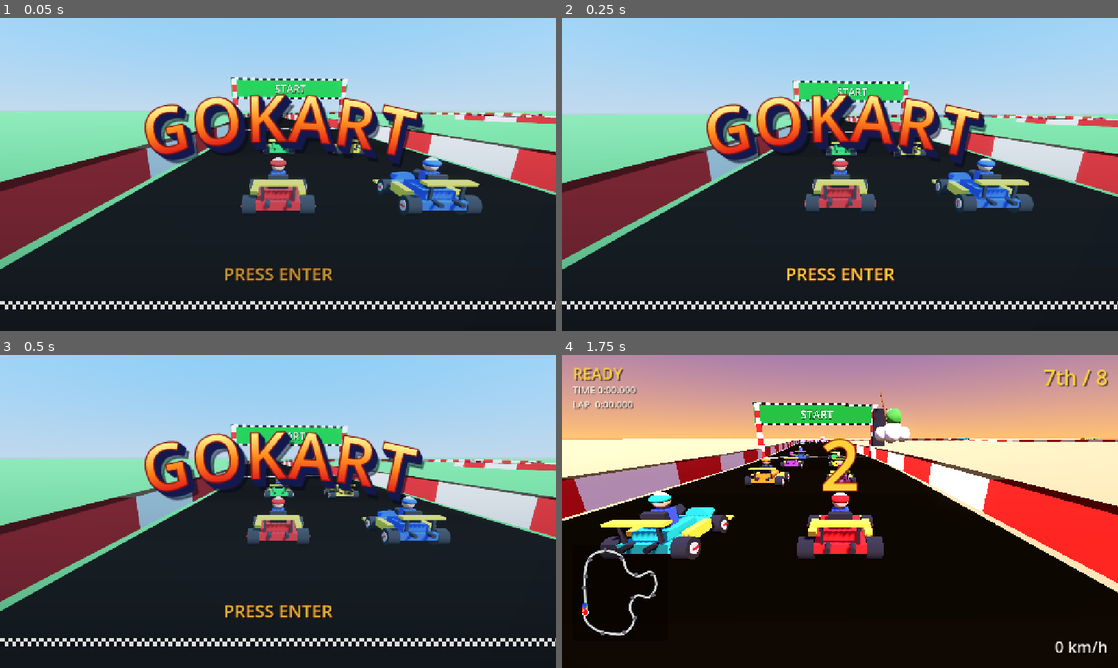
Above: before the commit, frames 1-4 (two rows, left to right).
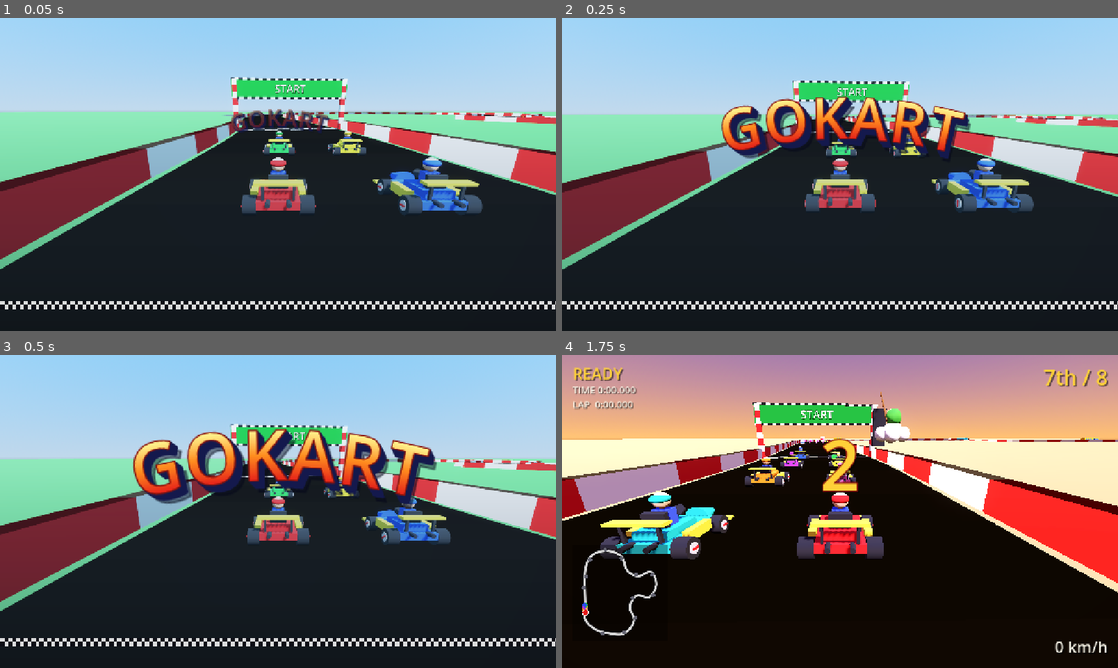
Above: after the commit, the same moments.

Repository: AgentiLoop/GoKart
Game: Godot game, scene res://scenes/menu.tscn
Two runs of this game, one before a commit and one after it. Both use one fixed random seed, a clock stepped at 60 frames per second and the inputs below.
Inputs (mouse positions are in pixels of both pictures, inside the frame that each line leads up to):
- Up to frame 1 (0.05 s): no input
- Up to frame 2 (0.25 s): no input
- Up to frame 3 (0.5 s): no input
- Up to frame 4 (1.75 s): tap Enter at 0.5 s; move the mouse to (962, 495) at 0.52 s; hold D (steer_right) 0.53-1.28 s; hold Space (drift) 0.53-1.28 s; click (962, 495) at 0.67 s; move the mouse to (728, 527) at 1.27 s; hold S (brake) from 1.28 s (still down); tap E (use_item) at 1.35 s

The runs differ from the first frame. In frame 1, 6.9% of the frame differs, in the area x 25-77%, y 24-85%; in frame 2, 6.6%; in frame 3, 7.0%, in the area x 23-79%, y 23-85%; in frame 4, nothing differs.

Commit message:
Mario Kart 64 style menu screen motion: on launch the GOKART logo flies in from the distance and bounces to a stop over the attract demo before PRESS ENTER fades in (intro_pose: scale 0.15 -> 1.3 with an overshoot over 0.9 s, alpha in over 0.25 s, prompt in over 0.3 s after landing); leaving the title the logo glides up to its select-screen spot while the demo dims and the panels rise 48 px and fade in (leave_pose, 0.5 s); set_title keeps every contract and only animates a live menu coming from the title — outside the tree or back from a race it snaps (start_motion / MOTION_DONE); tests/test_menu_motion.gd (5 tests; suite 13131 passed, 0 failed), menu / gp / tt checks OK, menu_shot shoots the select screen after the glide, README, progress log

Diff:
--- a/scripts/menu.gd
+++ b/scripts/menu.gd
@@ -125,6 +125,19 @@
 const TITLE_LOGO_POS := Vector2(240, 150)   # logo position on the title screen (upper half)
 const MENU_LOGO_POS := Vector2(240, 4)      # logo position on the select screen (clears the banner at 162)
 const TITLE_LOGO_SCALE := 1.3
+# Screen motion like MK64's: the logo flies in from the distance and bounces to a stop on the title
+# screen, PRESS ENTER fades in once it has landed; leaving the title, the logo glides up to its
+# select-screen spot while the demo dims and the panels rise into place.
+const INTRO_TIME := 0.9          # logo zoom-in (overshoots and settles)
+const INTRO_FROM := 0.15         # the logo starts this share of its size
+const INTRO_FADE := 0.25         # ... and fades in over the first quarter second
+const PROMPT_IN := 0.3           # PRESS ENTER fades in after the logo lands
+const LEAVE_TIME := 0.5          # title -> select screen glide
+const LEAVE_FADE := 0.3          # the panels fade in over the first part of the glide
+const LEAVE_SLIDE := 48.0        # ... rising this far
+const MOTION_DONE := 100.0       # anim_t of a finished motion (snapped poses)
+var anim_t := MOTION_DONE        # seconds into the current motion
+var prompt_fade := 1.0           # title prompt's share of the blink alpha (0 until the logo lands)
 ## The logo: "GOKART" set on an arch like MK64's logo, each letter a stack of layers — a soft
 ## shadow, LOGO_DEPTH navy extrusion layers, a dark red rim and a yellow -> orange -> red gradient
 ## fill painted by shaders/logo_gradient.gdshader.
@@ -455,7 +468,11 @@
 	set_title(not title_seen)
 
 ## Title screen on (logo large over the race, PRESS ENTER, no panels) or the select screen.
+## In the tree the change is animated (the logo flies in; or glides up while the panels rise):
+## `anim_t` restarts and `_process` moves the poses along. A menu outside the tree (tests) or a
+## select screen that does not come from the title (back from a race) snaps to the final pose.
 func set_title(on: bool) -> void:
+	var was := title_shown
 	title_shown = on
 	if on:
 		title_seen = true
@@ -463,13 +480,20 @@
 		select_box.visible = not on
 	if title_prompt != null:
 		title_prompt.visible = on
-	if title_box != null:
-		title_box.position = TITLE_LOGO_POS if on else MENU_LOGO_POS
-		title_box.scale = Vector2.ONE * (TITLE_LOGO_SCALE if on else 1.0)
-	if backdrop != null:
-		backdrop.set_dim(0.0 if on else 1.0)
+	if is_inside_tree() and (on or was):
+		start_motion()
+	else:
+		anim_t = MOTION_DONE
+		_apply_motion()
 	if audio != null:
 		audio.set_title(on)
+
+## Restart the current screen's motion (logo fly-in on the title, the glide to the select screen)
+## from its first frame; set_title does this for a menu in the tree.
+func start_motion() -> void:
+	anim_t = 0.0
+	_apply_motion()
+
 
 ## Leave the title screen for the select screen (any key).
 func dismiss_title() -> void:
@@ -481,6 +505,64 @@
 func _sound(effect: String) -> void:
 	if audio != null:
 		audio.play(effect)
+
+## Overshoot-and-settle curve (0 -> 1, peaking ~1.1 on the way). Pure.
+static func ease_out_back(t: float) -> float:
+	var u := t - 1.0
+	return 1.0 + 2.70158 * u * u * u + 1.70158 * u * u
+
+static func ease_out_cubic(t: float) -> float:
+	var u := 1.0 - t
+	return 1.0 - u * u * u
+
+## The title screen t seconds in: the logo's scale (zooming in from INTRO_FROM with a bounce) and
+## alpha, and the prompt's alpha share (0 until the logo has landed). Pure.
+static func intro_pose(t: float) -> Dictionary:
+	var u := ease_out_back(clampf(t / INTRO_TIME, 0.0, 1.0))
+	return {
+		"scale": lerpf(INTRO_FROM, 1.0, u) * TITLE_LOGO_SCALE,
+		"alpha": clampf(t / INTRO_FADE, 0.0, 1.0),
+		"prompt": clampf((t - INTRO_TIME) / PROMPT_IN, 0.0, 1.0),
+	}
+
+## The title -> select glide t seconds in: the logo's position / scale between its two spots, the
+## backdrop's dim and the panels' rise (px still to go) and alpha. Pure.
+static func leave_pose(t: float) -> Dictionary:
+	var u := ease_out_cubic(clampf(t / LEAVE_TIME, 0.0, 1.0))
+	return {
+		"logo_pos": TITLE_LOGO_POS.lerp(MENU_LOGO_POS, u),
+		"scale": lerpf(TITLE_LOGO_SCALE, 1.0, u),
+		"dim": u,
+		"slide": LEAVE_SLIDE * (1.0 - u),
+		"alpha": clampf(t / LEAVE_FADE, 0.0, 1.0),
+	}
+
+## Put the logo, the prompt, the backdrop and the panels where the current motion has them.
+func _apply_motion() -> void:
+	if title_shown:
+		var p := intro_pose(anim_t)
+		if title_box != null:
+			title_box.position = TITLE_LOGO_POS
+			title_box.scale = Vector2.ONE * p.scale
+			title_box.modulate.a = p.alpha
+		prompt_fade = p.prompt
+		if backdrop != null:
+			backdrop.set_dim(0.0)
+		if select_box != null:
+			select_box.position = Vector2.ZERO
+			select_box.modulate.a = 1.0
+	else:
+		var p := leave_pose(anim_t)
+		if title_box != null:
+			title_box.position = p.logo_pos
+			title_box.scale = Vector2.ONE * p.scale
+			title_box.modulate.a = 1.0
+		prompt_fade = 1.0
+		if backdrop != null:
+			backdrop.set_dim(p.dim)
+		if select_box != null:
+			select_box.position = Vector2(0, p.slide)
+			select_box.modulate.a = p.alpha
 
 ## Where a logo letter whose centre is `centre_x` from the word's middle sits on the arch: how far
 ## it drops below the crown and the tilt that follows the arc (negative = leaning left). Pure.
@@ -568,12 +650,16 @@
 	return l
 
 func _process(delta: float) -> void:
+	# the running motion (logo fly-in / glide), left alone once it has settled
+	if anim_t < (INTRO_TIME + PROMPT_IN if title_shown else LEAVE_TIME):
+		anim_t += delta
+		_apply_motion()
 	blink += delta
 	var a := 0.6 + 0.4 * sin(blink * 5.0)
 	if prompt != null:
 		prompt.modulate.a = a
 	if title_prompt != null:
-		title_prompt.modulate.a = a
+		title_prompt.modulate.a = a * prompt_fade
 
 ## Rebuild the left-hand list: one row per course / arena — a course picture (MK64's map-select
 ## thumbnails) beside the name — the highlighted one gold on a lit bar with its picture framed in
--- /dev/null
+++ b/tests/test_menu_motion.gd
@@ -0,0 +1,114 @@
+extends RefCounted
+## Menu screen motion like Mario Kart 64's: the logo flies in from the distance and bounces to a
+## stop on the title screen (PRESS ENTER fades in once it has landed), and leaving the title the
+## logo glides up to its select-screen spot while the demo dims and the panels rise into place.
+## Covers the pure curves / poses and the menu driving them from _process (in the tree) or
+## snapping to the final pose (outside the tree, back from a race).
+
+const Menu := preload("res://scripts/menu.gd")
+var runner
+
+func _root() -> Node:
+	return Engine.get_main_loop().root
+
+func _menu() -> Node:
+	var m = Menu.new()
+	_root().add_child(m)
+	if m.select_box == null:
+		m._ready()   # the runner's root is not ready yet during _initialize
+	return m
+
+func _run(m: Node, seconds: float, step := 1.0 / 60.0) -> void:
+	var t := 0.0
+	while t < seconds:
+		m._process(step)
+		t += step
+
+func test_curves() -> void:
+	runner.check(is_zero_approx(Menu.ease_out_back(0.0)) and is_equal_approx(Menu.ease_out_back(1.0), 1.0), "back curve runs 0 -> 1")
+	var peak := 0.0
+	var monotone_tail := true
+	var prev := Menu.ease_out_back(0.6)
+	for i in range(61, 101):
+		var v := Menu.ease_out_back(i / 100.0)
+		peak = maxf(peak, v)
+		if v > prev + 1e-6:
+			monotone_tail = false
+		prev = v
+	runner.check(peak > 1.05 and peak < 1.15, "overshoots ~10 %%: %.3f" % peak)
+	runner.check(monotone_tail, "settles back down after the peak")
+	runner.check(is_zero_approx(Menu.ease_out_cubic(0.0)) and is_equal_approx(Menu.ease_out_cubic(1.0), 1.0) and Menu.ease_out_cubic(0.5) > 0.8, "cubic ease-out: fast start, soft landing")
+
+func test_intro_pose() -> void:
+	var start: Dictionary = Menu.intro_pose(0.0)
+	runner.check(is_equal_approx(start.scale, Menu.INTRO_FROM * Menu.TITLE_LOGO_SCALE) and is_zero_approx(start.alpha) and is_zero_approx(start.prompt), "starts small, invisible, prompt off")
+	var mid: Dictionary = Menu.intro_pose(Menu.INTRO_TIME * 0.6)
+	runner.check(mid.scale > Menu.TITLE_LOGO_SCALE and is_equal_approx(mid.alpha, 1.0) and is_zero_approx(mid.prompt), "overshoots its size on the way, fully visible, prompt still off")
+	var landed: Dictionary = Menu.intro_pose(Menu.INTRO_TIME)
+	runner.check(is_equal_approx(landed.scale, Menu.TITLE_LOGO_SCALE) and is_zero_approx(landed.prompt), "lands at the title size, prompt about to fade in")
+	var after: Dictionary = Menu.intro_pose(Menu.INTRO_TIME + Menu.PROMPT_IN * 0.5)
+	runner.check(is_equal_approx(after.scale, Menu.TITLE_LOGO_SCALE) and is_equal_approx(after.prompt, 0.5), "prompt half way in")
+	var done: Dictionary = Menu.intro_pose(Menu.MOTION_DONE)
+	runner.check(is_equal_approx(done.scale, Menu.TITLE_LOGO_SCALE) and is_equal_approx(done.alpha, 1.0) and is_equal_approx(done.prompt, 1.0), "finished: title pose, prompt blinking")
+
+func test_leave_pose() -> void:
+	var start: Dictionary = Menu.leave_pose(0.0)
+	runner.check(start.logo_pos == Menu.TITLE_LOGO_POS and is_equal_approx(start.scale, Menu.TITLE_LOGO_SCALE) and is_zero_approx(start.dim), "starts from the title pose, demo in full view")
+	runner.check(is_equal_approx(start.slide, Menu.LEAVE_SLIDE) and is_zero_approx(start.alpha), "panels start low and invisible")
+	var mid: Dictionary = Menu.leave_pose(Menu.LEAVE_TIME * 0.5)
+	runner.check(mid.logo_pos.y < Menu.TITLE_LOGO_POS.y and mid.logo_pos.y > Menu.MENU_LOGO_POS.y and mid.logo_pos.x == Menu.TITLE_LOGO_POS.x, "logo on its way up")
+	runner.check(mid.scale < Menu.TITLE_LOGO_SCALE and mid.scale > 1.0 and mid.dim > 0.5 and mid.dim < 1.0, "shrinking, demo dimming")
+	runner.check(mid.slide > 0.0 and mid.slide < Menu.LEAVE_SLIDE * 0.5 and mid.alpha > 0.5, "panels most of the way up")
+	var done: Dictionary = Menu.leave_pose(Menu.LEAVE_TIME)
+	runner.check(done.logo_pos == Menu.MENU_LOGO_POS and is_equal_approx(done.scale, 1.0) and is_equal_approx(done.dim, 1.0) and is_zero_approx(done.slide) and is_equal_approx(done.alpha, 1.0), "ends at the select-screen pose")
+
+func test_menu_motion_from_process() -> void:
+	# the runner's root is outside the tree during _initialize, so set_title snaps (checked below);
+	# start_motion is what set_title calls for a live menu — drive it from _process by hand
+	Menu.title_seen = false
+	var m = _menu()
+	runner.check(m.title_shown and is_equal_approx(m.anim_t, Menu.MOTION_DONE), "a menu outside the tree snaps to the title pose")
+	m.start_motion()
+	runner.check(is_zero_approx(m.anim_t), "title screen motion starts")
+	runner.check(m.title_box.position == Menu.TITLE_LOGO_POS and is_equal_approx(m.title_box.scale.x, Menu.INTRO_FROM * Menu.TITLE_LOGO_SCALE) and is_zero_approx(m.title_box.modulate.a), "logo small and invisible on the first frame")
+	runner.check(m.title_prompt.visible and is_zero_approx(m.prompt_fade), "prompt visible but faded out until the logo lands")
+	m._process(1.0 / 60.0)
+	runner.check(is_zero_approx(m.title_prompt.modulate.a), "the blink is scaled by the fade")
+	_run(m, Menu.INTRO_TIME * 0.55)
+	runner.check(m.title_box.scale.x > Menu.TITLE_LOGO_SCALE and is_equal_approx(m.title_box.modulate.a, 1.0) and is_zero_approx(m.prompt_fade), "mid-way: overshooting, visible, prompt off")
+	_run(m, Menu.INTRO_TIME + Menu.PROMPT_IN)
+	runner.check(is_equal_approx(m.title_box.scale.x, Menu.TITLE_LOGO_SCALE) and is_equal_approx(m.prompt_fade, 1.0) and is_zero_approx(m.backdrop.dim), "landed: title pose, prompt blinking, demo in full view")
+	m._process(1.0 / 60.0)
+	runner.check(m.title_prompt.modulate.a > 0.15, "the prompt blinks")
+	var settled: float = m.anim_t
+	m._process(1.0)
+	runner.check(is_equal_approx(m.anim_t, settled), "a finished motion is left alone")
+	# any key: the glide to the select screen
+	m.dismiss_title()
+	runner.check(not m.title_shown and m.select_box.visible and is_equal_approx(m.anim_t, Menu.MOTION_DONE), "select screen up (snapped outside the tree)")
+	m.start_motion()
+	runner.check(m.title_box.position == Menu.TITLE_LOGO_POS and is_equal_approx(m.select_box.position.y, Menu.LEAVE_SLIDE) and is_zero_approx(m.select_box.modulate.a) and is_zero_approx(m.backdrop.dim), "first frame of the glide: logo still large, panels low and invisible")
+	_run(m, Menu.LEAVE_TIME * 0.4)
+	runner.check(m.title_box.position.y < Menu.TITLE_LOGO_POS.y and m.title_box.position.y > Menu.MENU_LOGO_POS.y and m.select_box.position.y > 0.0 and m.select_box.modulate.a > 0.3 and m.backdrop.dim > 0.3, "mid-glide")
+	_run(m, Menu.LEAVE_TIME)
+	runner.check(m.title_box.position == Menu.MENU_LOGO_POS and is_equal_approx(m.title_box.scale.x, 1.0) and is_equal_approx(m.title_box.modulate.a, 1.0), "logo at its select-screen spot")
+	runner.check(m.select_box.position == Vector2.ZERO and is_equal_approx(m.select_box.modulate.a, 1.0) and is_equal_approx(m.backdrop.dim, 1.0), "panels in place, demo dimmed")
+	m.free()
+	# back from a race (the title was already seen): no glide, the select screen is simply there
+	var again = _menu()
+	runner.check(not again.title_shown and is_equal_approx(again.anim_t, Menu.MOTION_DONE), "no motion when the select screen does not come from the title")
+	runner.check(again.title_box.position == Menu.MENU_LOGO_POS and again.select_box.position == Vector2.ZERO and is_equal_approx(again.select_box.modulate.a, 1.0) and is_equal_approx(again.backdrop.dim, 1.0), "snapped to the select pose")
+	again.free()
+
+func test_menu_outside_the_tree_snaps() -> void:
+	var m = Menu.new()
+	m.title_box = Control.new()
+	m.select_box = Control.new()
+	m.title_prompt = Label.new()
+	m.backdrop = Menu.Backdrop.new()
+	m.set_title(true)
+	runner.check(is_equal_approx(m.anim_t, Menu.MOTION_DONE) and is_equal_approx(m.title_box.scale.x, Menu.TITLE_LOGO_SCALE) and is_equal_approx(m.title_box.modulate.a, 1.0) and is_equal_approx(m.prompt_fade, 1.0), "title pose at once")
+	m.dismiss_title()
+	runner.check(m.title_box.position == Menu.MENU_LOGO_POS and m.select_box.position == Vector2.ZERO and is_equal_approx(m.select_box.modulate.a, 1.0) and is_equal_approx(m.backdrop.dim, 1.0), "select pose at once")
+	for n in [m.title_box, m.select_box, m.title_prompt, m.backdrop, m]:
+		n.free()
--- a/tools/menu_shot.gd
+++ b/tools/menu_shot.gd
@@ -1,6 +1,7 @@
 extends SceneTree
 ## Windowed: godot --path . -s tools/menu_shot.gd
-## -> /tmp/gokart_title.png (title screen: logo over the attract demo), /tmp/gokart_menu0.png and
+## -> /tmp/gokart_title.png (title screen: logo over the attract demo), /tmp/gokart_menu0.png (after the
+##    0.5 s glide to the select screen) and
 ##    _menu1.png (select screen on tracks 0 / 1), /tmp/gokart_race_track1.png
 var f := 0
 func _initialize() -> void:
@@ -13,7 +14,7 @@
 		# five seconds in: the demo karts are up to speed and the chase camera has settled
 		_shot("title")
 		current_scene.dismiss_title()
-	elif f == 320:
+	elif f == 345:
 		_shot("menu0")
 		current_scene.move(1)
 	elif f == 420:
Not shown, changed: .agent/autopilot/progress.md
Not shown, changed: README.md
